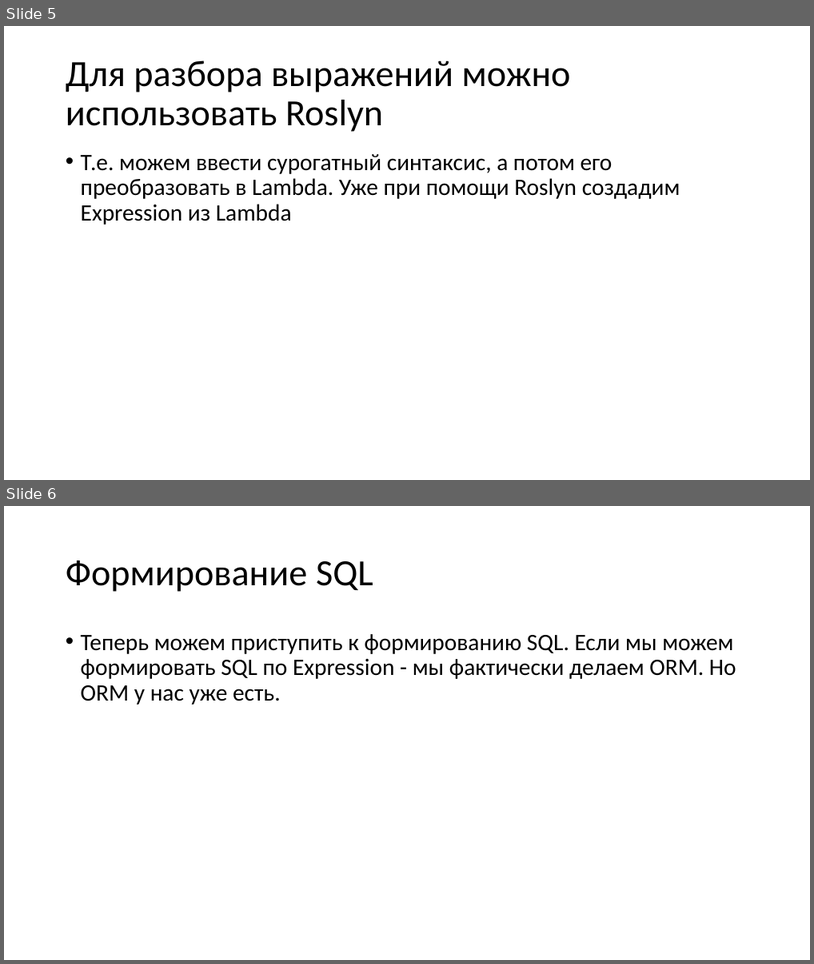
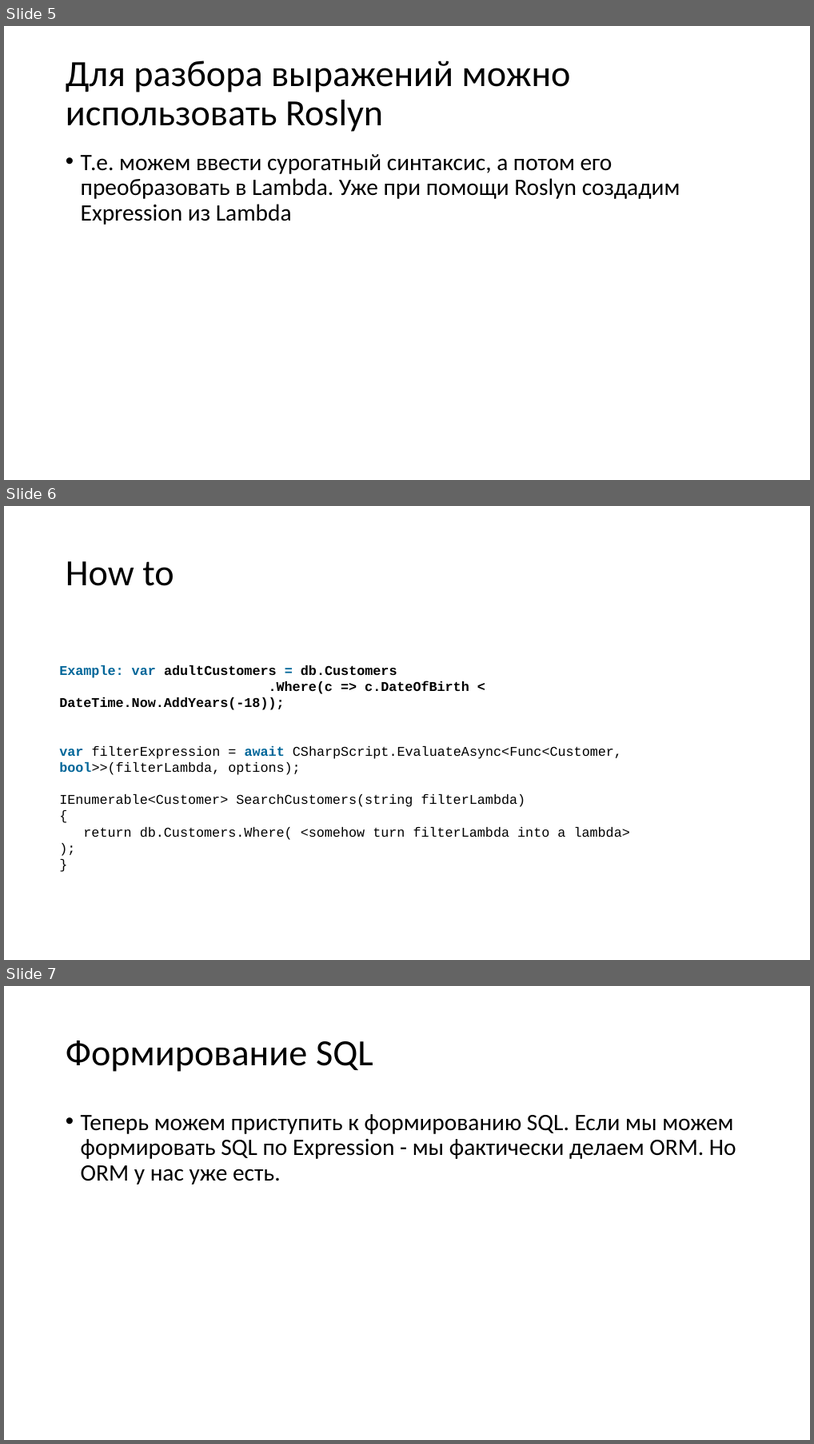
Before and after one commit to Sa1Gur/Expression2Sql, a slide deck: Query2SQL.pptx. Shown one above the other, each under a label of ours: slides 5 and 6 before the commit, slides 5, 6 and 7 after it. The pictures are 814x964 and 814x1444 pixels, drawn with LibreOffice and Linux fonts; fonts in the diff are those of the drawing. Boxes give left, top, right and bottom in pixels: in the first picture for what was removed or moved away, otherwise in the second. Text is boxed around its words. In the diff, an @@ line names an element or a change of style, - is before the commit and + after.

```diff
--- a/Query2SQL.pptx
+++ b/Query2SQL.pptx
@@ slide 6 added at bbox=[4, 506, 810, 960], background #FFFFFF @@
@@ title added at bbox=[66, 561, 174, 586], 44 pt, text #000000 @@
+How to
@@ text added at bbox=[59, 665, 630, 840], 16 pt, text #000000 @@
+Example: var adultCustomers = db.Customers
+.Where(c => c.DateOfBirth < DateTime.Now.AddYears(-18));
+var filterExpression = await CSharpScript.EvaluateAsync<Func<Customer, bool>>(filterLambda, options);
+IEnumerable<Customer> SearchCustomers(string filterLambda)
+{
+return db.Customers.Where( <somehow turn filterLambda into a lambda> );
+}
@@ what was slide 6 is now slide 7 @@
```
Also in this commit, not shown: 6 slides changed, 2 other slides added, 1 slide removed.
